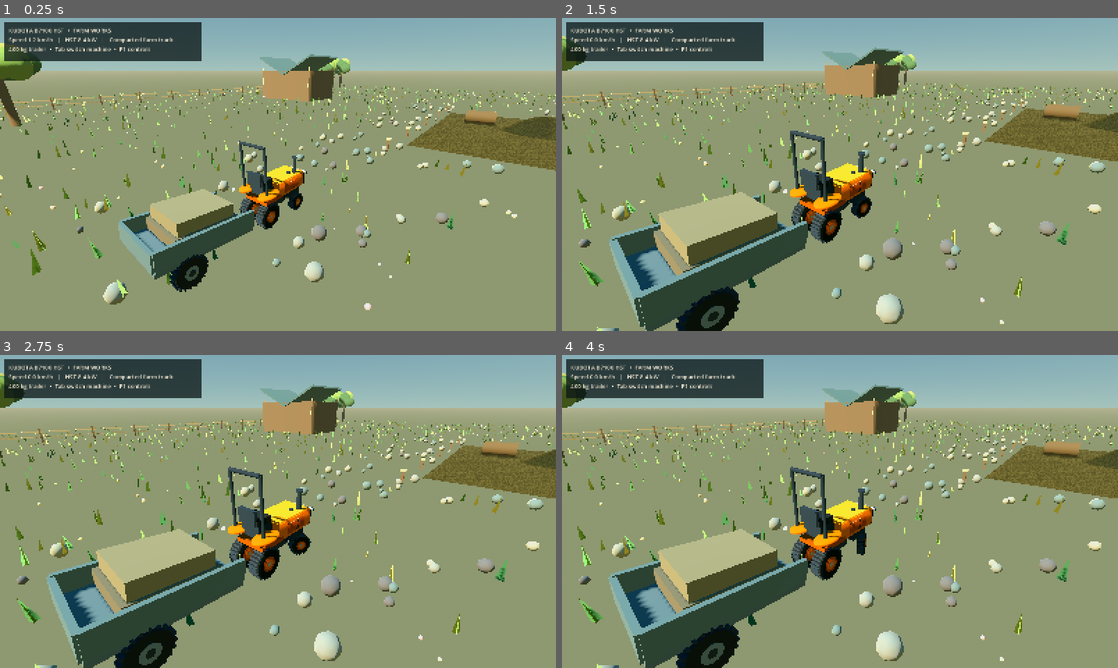
Above: before the commit, frames 1-4 (two rows, left to right).
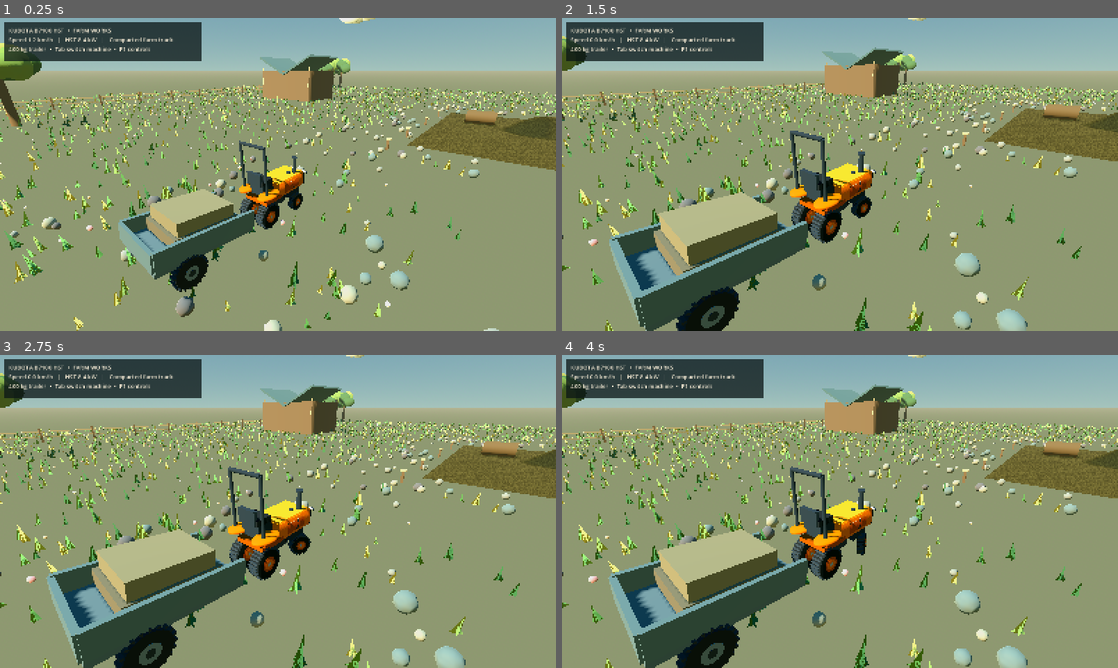
Above: after the commit, the same moments.

Repository: sn97ty8yn4-jpg/landworks
Game: Godot game, scene res://landworks/scenes/sandbox_world.tscn
Two runs of this game, one before a commit and one after it. Both use one fixed random seed, a clock stepped at 60 frames per second and the inputs below.
Inputs (mouse positions are in pixels of both pictures, inside the frame that each line leads up to):
- Up to frame 1 (0.25 s): no input
- Up to frame 2 (1.5 s): tap Enter at 0.5 s; move the mouse to (962, 158) at 0.52 s; hold D 0.53-1.25 s; hold I 0.53-1.25 s; click (962, 158) at 0.67 s; tap Space at 0.77 s; drag from (728, 190) to (812, 237) at 1.27 s
- Up to frame 3 (2.75 s): move the mouse to (333, 442) at 2.02 s; hold D from 2.03 s (still down); hold O from 2.03 s (still down)
- Up to frame 4 (4 s): release D at 2.75 s; release O at 2.75 s; drag from (812, 574) to (673, 464) at 2.77 s; tap Space at 3.5, 3.77 s; move the mouse to (1006, 558) at 3.52 s; hold A from 3.53 s (still down); hold P from 3.53 s (still down)

The runs differ from the first frame. In frame 1, 8.6% of the frame differs, in the area x 0-100%, y 0-100%; in frame 2, 9.3%; in frame 3, 9.2%; in frame 4, 9.3%.
Error after the commit: Invalid type in function '_ball' in base 'Node3D (art_scene.gd)'. Cannot convert argument 4 from Color to Object. (res://landworks/scripts/art_scene.gd:155)

Commit message:
Add rolling green hills and village, denser meadow grass, visible painted clouds

Diff:
--- a/landworks/scripts/art_scene.gd
+++ b/landworks/scripts/art_scene.gd
@@ -18,6 +18,7 @@
     rng.seed = 7100803
     _init_palette()
     _painted_ground()
+    _distant_hills()
     _farm_buildings()
     _wooden_fence()
     _make_trees()
@@ -143,6 +144,33 @@
     add_child(node)
     scenery_count += 1
 
+func _distant_hills() -> void:
+    # Ring-like illustrated hills well beyond the physical 140m yard.
+    var colors := [Color("#526d59"),Color("#6c835e"),
+        Color("#7f936a"),Color("#a0aa80")]
+    for n in range(17):
+        var x := -115.0 + float(n) * 15.0
+        var z := -97.0 + float(n % 3) * 8.0
+        var rise := 18.0 + 6.0 * sin(float(n) * 1.17)
+        _ball(self,Vector3(x,-12.0,z),
+            Vector3(25.0,rise,20.0),colors[n%colors.size()])
+    var village := Node3D.new()
+    village.name = "Hillside_Village"
+    village.position = Vector3(-21.0,1.8,-87.0)
+    add_child(village)
+    for i in range(8):
+        var x := -13.0 + float(i) * 3.7
+        var y := 3.5 + float(i%3)*1.10
+        _box(village,Vector3(2.65,y,2.50),
+            Vector3(x,y*0.5,0),_p("white"))
+        _box(village,Vector3(3.0,0.32,2.8),
+            Vector3(x,y+0.22,0),_p("clay"),
+            Vector3(0,0,deg_to_rad(14 if i%2==0 else -14)))
+    _box(village,Vector3(1.40,9.2,1.70),
+        Vector3(4.5,5.2,0.25),_p("earth_light"))
+    _box(village,Vector3(1.90,0.8,2.0),
+        Vector3(4.5,10.0,0.25),_p("clay"))
+
 func _farm_buildings() -> void:
     var b := Node3D.new()
     b.name = "Weatherboard_Barn"
@@ -216,6 +244,13 @@
         for v in [a,b,peak]:
             st.set_normal(Vector3.UP)
             st.add_vertex(v)
+    for n in range(4):
+        var t := float(n)*TAU/4.0+0.27
+        var radial := Vector3(cos(t),0,sin(t))
+        for v in [radial*-0.11,radial*0.10,
+                Vector3(0.04,0.22+float(n%2)*0.16,0.015)]:
+            st.set_normal(Vector3.UP)
+            st.add_vertex(v)
     return st.commit()
 
 func _make_instanced(mesh: Mesh, colors: Array[Color],
@@ -249,7 +284,7 @@
     blade_mat.roughness = 1.0
     blades.surface_set_material(0, blade_mat)
     var grass_positions: Array[Vector3] = []
-    for i in range(4400):
+    for i in range(11500):
         var x := rng.randf_range(-64.0,64.0)
         var z := rng.randf_range(-63.0,63.0)
         if (absf(x) < 13.0 and z < -0.8 and z > -23.5) or            (absf(x) < 5.0 and z > -7.0 and z < 32.0):
@@ -269,7 +304,7 @@
     petal_mat.diffuse_mode = BaseMaterial3D.DIFFUSE_TOON
     petal.surface_set_material(0,petal_mat)
     var flower_positions: Array[Vector3] = []
-    for i in range(920):
+    for i in range(1750):
         var x := rng.randf_range(-57.0,57.0)
         var z := rng.randf_range(-58.0,58.0)
         if (absf(x) < 14.0 and z < 4.0 and z > -25.0):
@@ -304,8 +339,8 @@
     for group in range(8):
         var cloud := Node3D.new()
         cloud.name = "Cotton_Cloud_%02d" % group
-        cloud.position = Vector3(rng.randf_range(-95.0,95.0),
-            rng.randf_range(34.0,46.0),rng.randf_range(-100.0,-65.0))
+        cloud.position = Vector3(rng.randf_range(-62.0,62.0),
+            rng.randf_range(23.0,35.0),rng.randf_range(-94.0,-58.0))
         add_child(cloud)
         for n in range(7):
             var puff := Vector3(float(n-3)*rng.randf_range(1.9,3.0),
